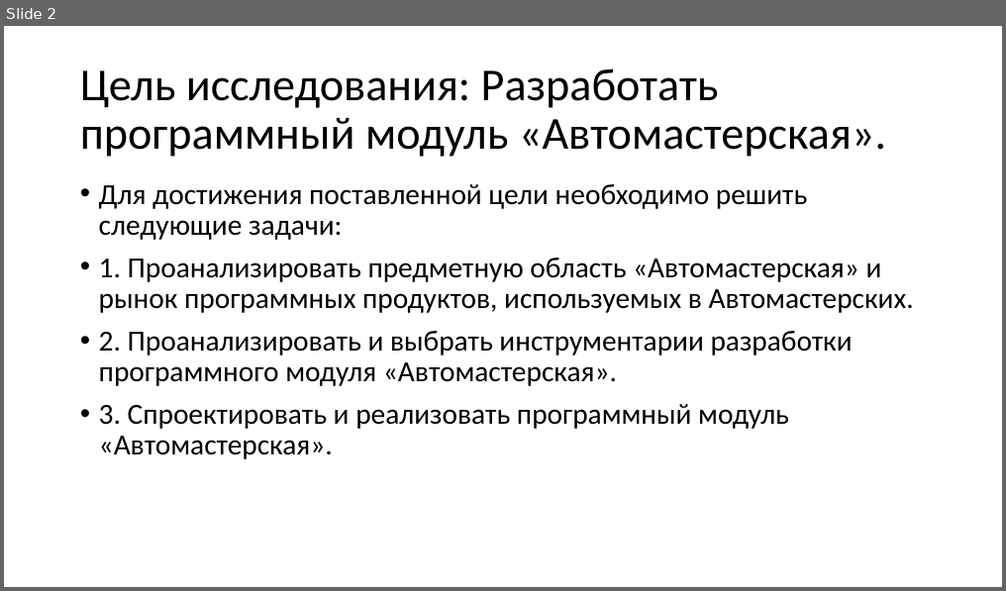
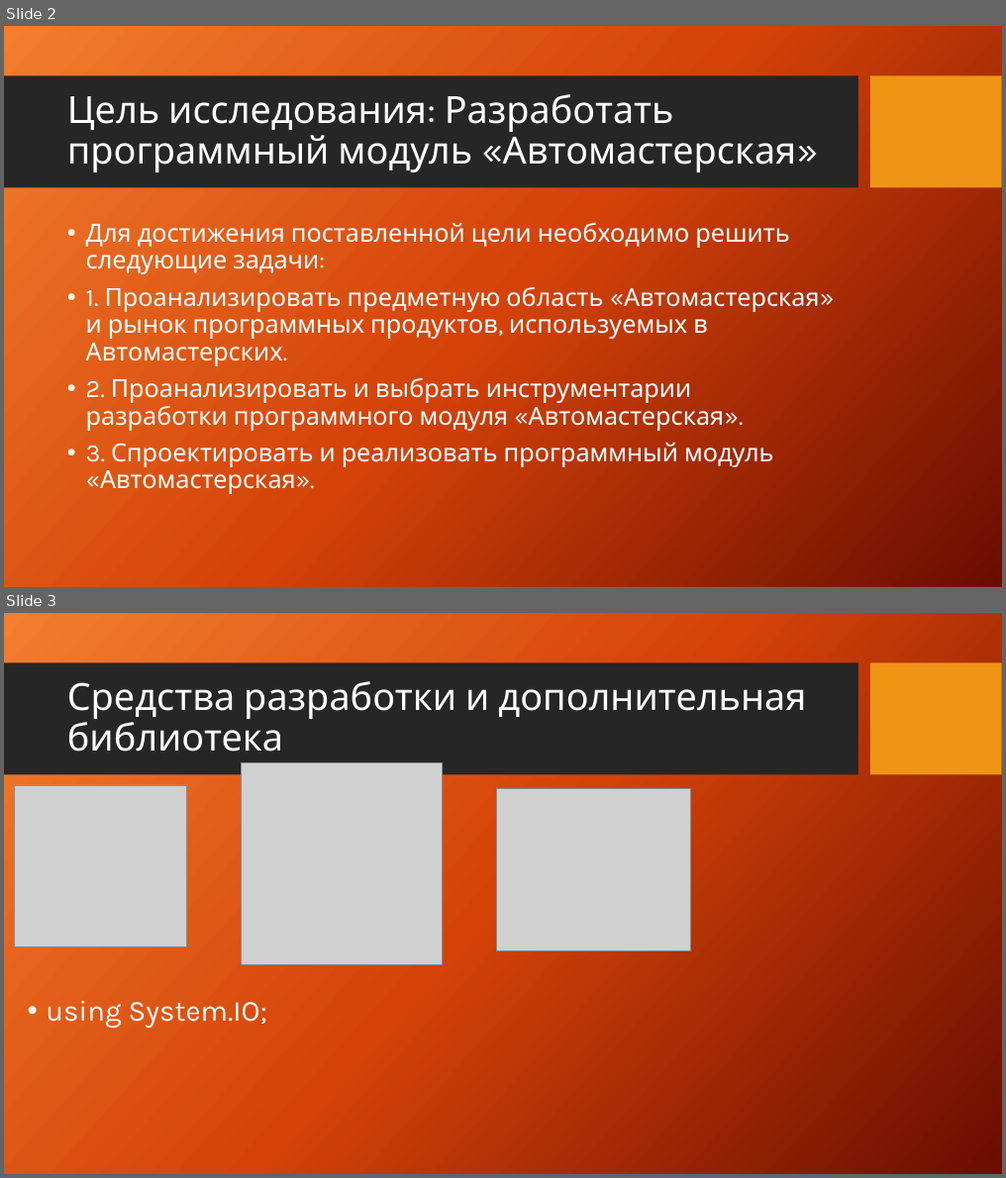
Before and after one commit to takemehome22/kursa4, a slide deck: Автомастерская.pptx. Shown one above the other, each under a label of ours: slide 2 before the commit, slides 2 and 3 after it. The pictures are 1006x591 and 1006x1178 pixels, drawn with LibreOffice and Linux fonts; fonts in the diff are those of the drawing; grey boxes stand for pictures; background and template pictures are left out. Boxes give left, top, right and bottom in pixels: in the first picture for what was removed or moved away, otherwise in the second. Text is boxed around its words. In the diff, an @@ line names an element or a change of style, - is before the commit and + after.

```diff
--- a/Автомастерская.pptx
+++ b/Автомастерская.pptx
@@ slide 3 added at [4,613,1002,1174], background picture (left out); not listed: 2 template elements that a slide beside it also shows @@
@@ title added at [67,681,806,752], 36 pt, text #FFFFFF @@
+Средства разработки и дополнительная библиотека
@@ picture added at [15,785,187,948] @@
@@ picture added at [241,763,442,964] @@
@@ picture added at [497,789,690,952] @@
@@ text added at [46,1001,268,1029], 28 pt, text #FFFFFF @@
+• using System.IO;
@@ slide 2 changed as well @@
@@ background #FFFFFF to picture (left out) @@
@@ rectangle added at [4,76,858,188], fill #262626 @@
@@ rectangle added at [871,76,1002,188], fill #F09415 @@
@@ title at [67,94,797,173]: text changed; size 44 to 36 pt; font Calibri to Karla; text colour #000000 to #FFFFFF @@
-Цель исследования: Разработать программный модуль «Автомастерская».
+Цель исследования: Разработать программный модуль «Автомастерская»
@@ text "Для достижения поставленной цели необходимо ...": place and size @@
-text "Для достижения поставленной цели необходимо ..." at [99,184,914,460]
+text "Для достижения поставленной цели необходимо ..." at [86,223,820,494]
@@ text "Для достижения поставленной цели необходимо ..." at [86,223,820,494]: size 28 to 24 pt, font Calibri to Karla, text colour #000000 to #FFFFFF @@
```
Also in this commit, not shown: 1 other slide changed, 1 other slide added, 1 slide removed, 1 other file.
